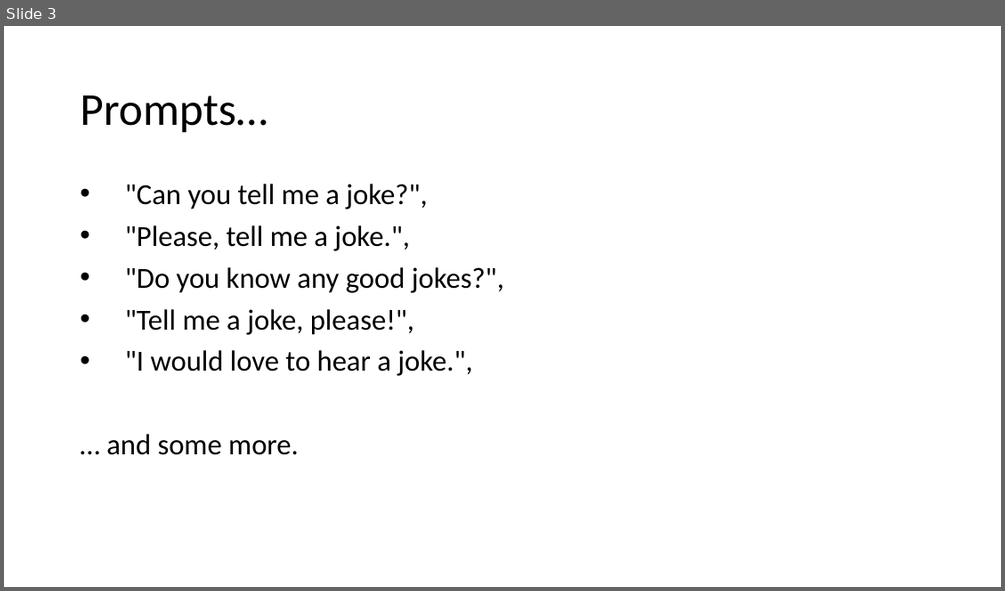
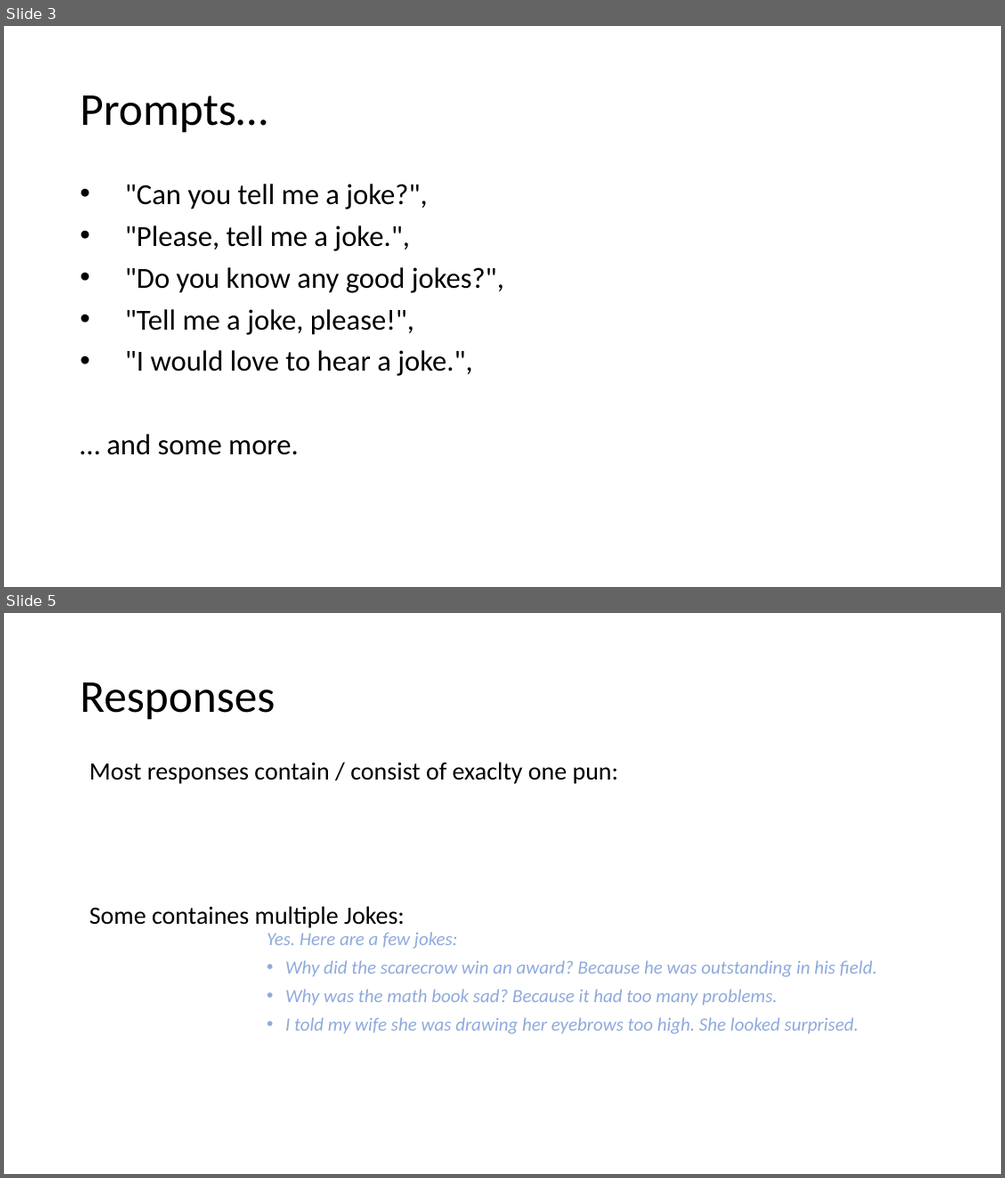
Before and after one commit to sciphie/JokeGPT, a slide deck: ChatGPT is fun –.pptm. Shown one above the other, each under a label of ours: slide 3 before the commit, slides 3 and 5 after it; the slides between them are not shown. The pictures are 1005x591 and 1005x1178 pixels, drawn with LibreOffice and Linux fonts; fonts in the diff are those of the drawing. Boxes give left, top, right and bottom in pixels: in the first picture for what was removed or moved away, otherwise in the second. Text is boxed around its words. In the diff, an @@ line names an element or a change of style, - is before the commit and + after.

```diff
--- a/ChatGPT is fun –.pptm
+++ b/ChatGPT is fun –.pptm
@@ slide 5 added at [4,613,1001,1174], background #FFFFFF @@
@@ title added at [80,682,275,720], 44 pt, text #000000 @@
+Responses
@@ text added at [89,762,619,928], 24 pt, text #000000 @@
+Most responses contain / consist of exaclty one pun:
+Some containes multiple Jokes:
@@ text added at [267,932,877,1034], 18 pt, text #8FAADC, italic @@
+Yes. Here are a few jokes:
+• Why did the scarecrow win an award? Because he was outstanding in his field.
+• Why was the math book sad? Because it had too many problems.
+• I told my wife she was drawing her eyebrows too high. She looked surprised.
```
Also in this commit, not shown: 1 slide changed, 6 other slides added, 2 slides removed, 4 other files.
